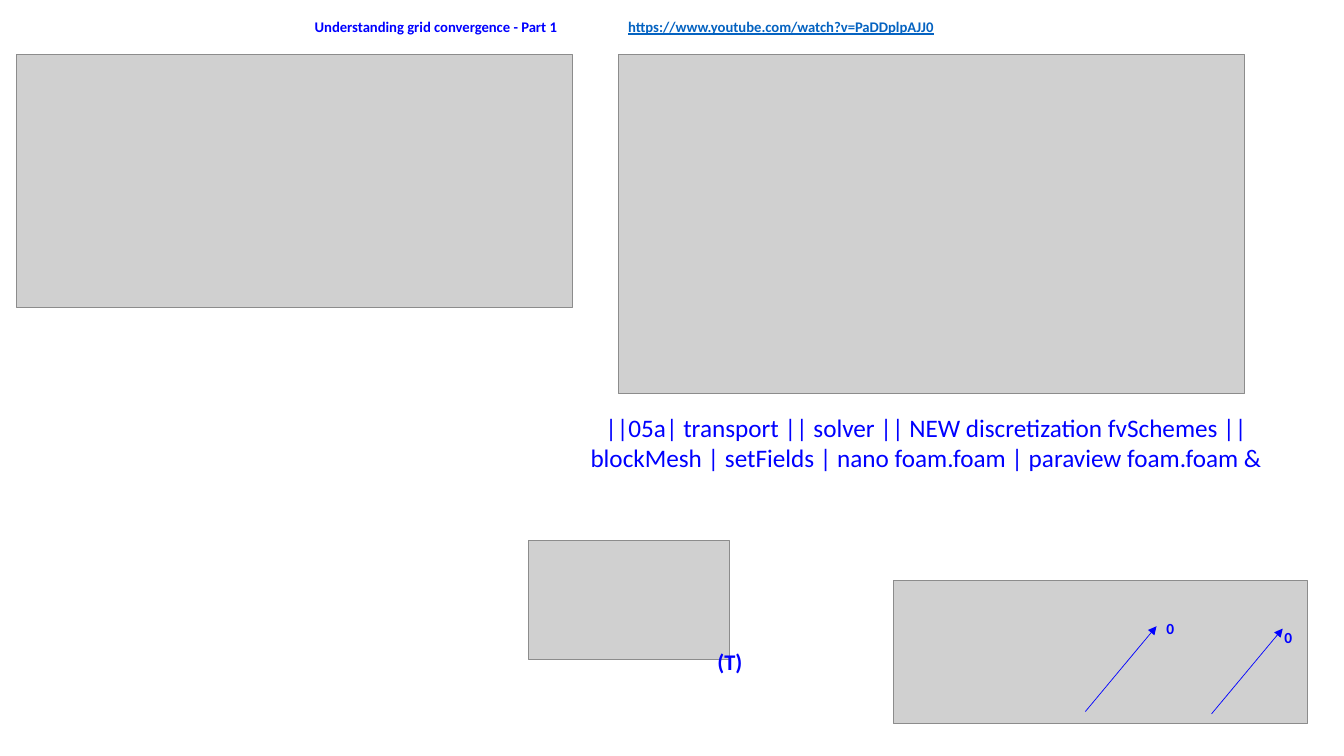
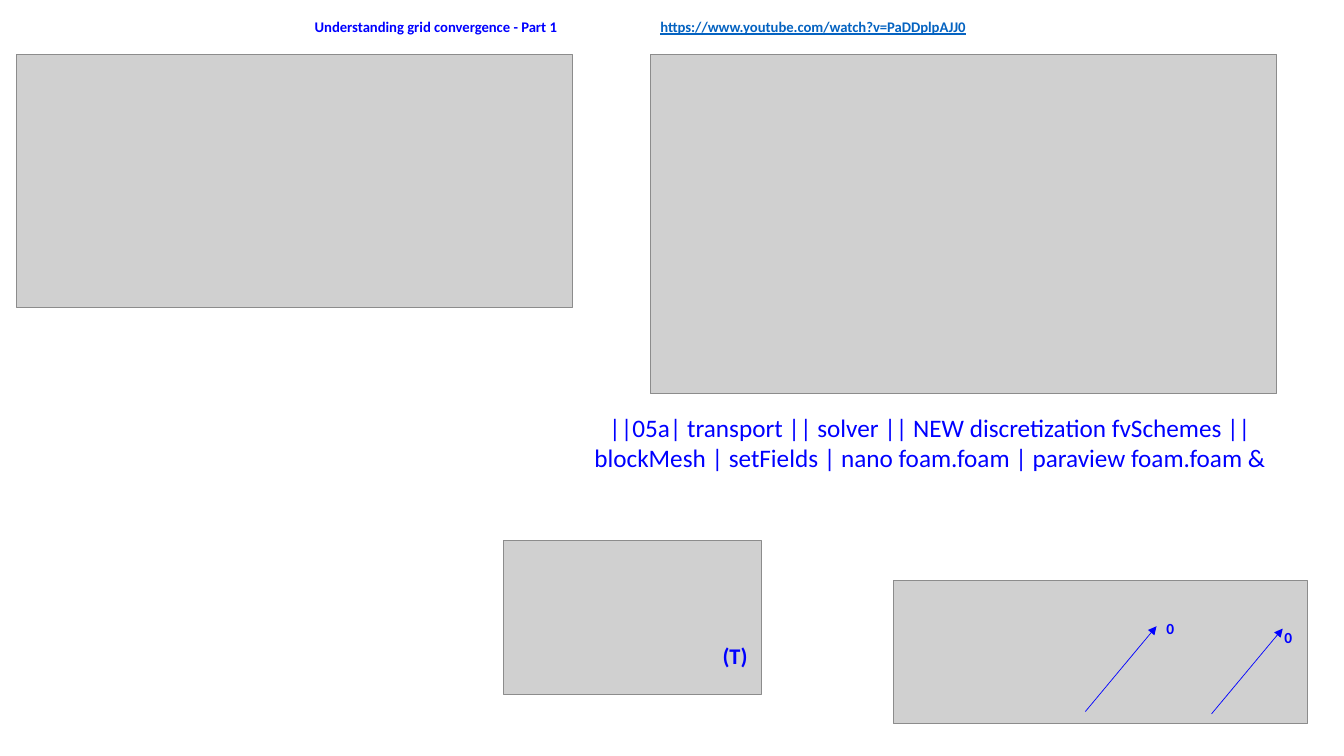
Before and after one commit to grossiRM/CFD_ON, a slide deck: slide 4 of 04_OpenFoam/openFoam_beta.pptx. Drawn at 1344x756 pixels with LibreOffice and Linux fonts; fonts in the diff are those of the drawing; grey boxes stand for pictures. Boxes give left, top, right and bottom in pixels: in the first picture for what was removed or moved away, otherwise in the second. Text is boxed around its words. In the diff, an @@ line names an element or a change of style, - is before the commit and + after.

```diff
--- a/04_OpenFoam/openFoam_beta.pptx
+++ b/04_OpenFoam/openFoam_beta.pptx
@@ text "https://www.youtube.com/watch?v=PaDDplpAJJ0" moved from (x1=628, y1=21, x2=933, y2=35) to (x1=660, y1=21, x2=965, y2=35) @@
@@ picture moved from (x1=618, y1=54, x2=1245, y2=394) to (x1=650, y1=54, x2=1277, y2=394) @@
@@ text "||05a| transport || solver || ..." moved from (x1=591, y1=418, x2=1238, y2=471) to (x1=594, y1=418, x2=1242, y2=471) @@
@@ picture resized from (x1=529, y1=541, x2=730, y2=660) to (x1=504, y1=541, x2=762, y2=695) @@
@@ text "(T)" moved from (x1=717, y1=651, x2=742, y2=673) to (x1=723, y1=647, x2=748, y2=667) @@
```
Also in this commit, not shown: 3 other slides changed, 2 slides added, 20 other files.
